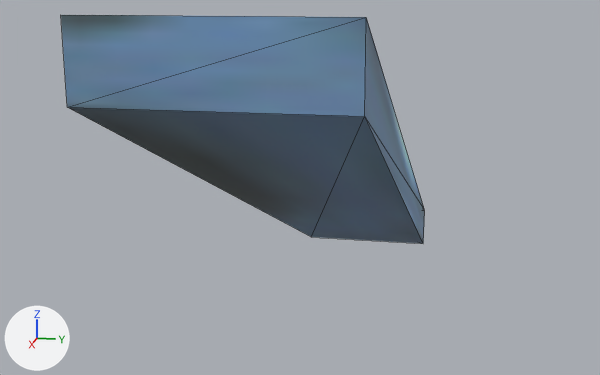
The OBJ model data/scene/Cube/Cube.obj: old version first, new version second.
Before and after are seen from a 50 mm camera at (45.6, 1.1, 13.6) aimed at (14.1, -5.2, 5.8). Arrows for +X, +Y and +Z are at lower left; the lights stay in place. Mesh edges are drawn as thin lines. Where no turn or scale is listed for an object, it has been applied to the vertices.
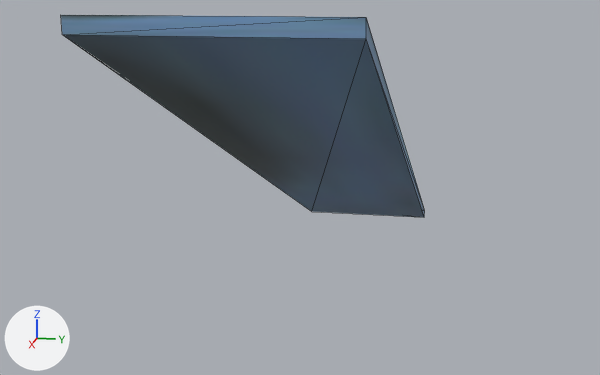
Where the change shows, as pixel boxes [x1, y1, x2, y2] in the pictures (600 x 375 px):
'Cube.002', reshaped (12% shorter): before [61, 15, 425, 244]; after [61, 15, 425, 217]

Edits to the bpy script that builds the scene:
```text
Change me_cube_002:
    where me_cube_002.from_pydata(...)  # 8 vertices, 12 faces; spans x -1.0..28.7, y -7.5..-0.9, z -1.0..13.0
    used by ob_cube_002; location = (0.0, 0.0, 0.0)
    before: 0 (-1.0, -7.5, -1.0) at pixel (311, 237), 2 (-1.0, -0.9, -1.0) at pixel (423, 243), 4 (28.7, -7.5, 11.0) at pixel (67, 107), 6 (28.7, -0.9, 11.0) at pixel (364, 116)
    me_cube_002 part 1
    add for i in [0, 2, 4, 6]: me_cube_002.vertices[i].co += Vector((0.0, 0.0, 1.6))
```
